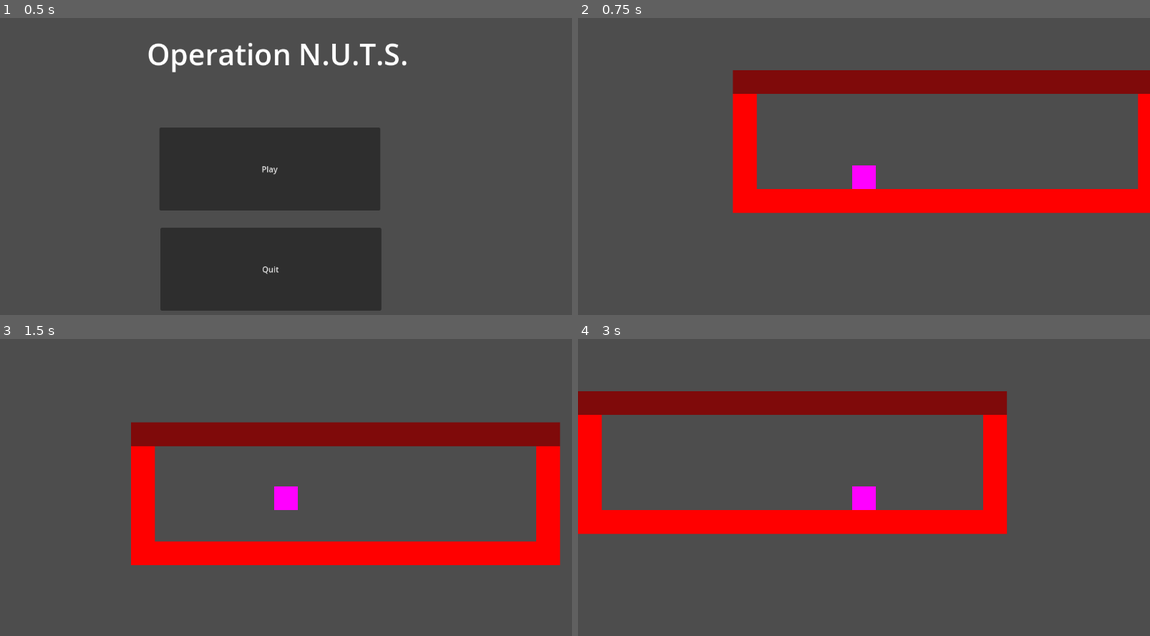
Above: before the commit, frames 1-4 (two rows, left to right).
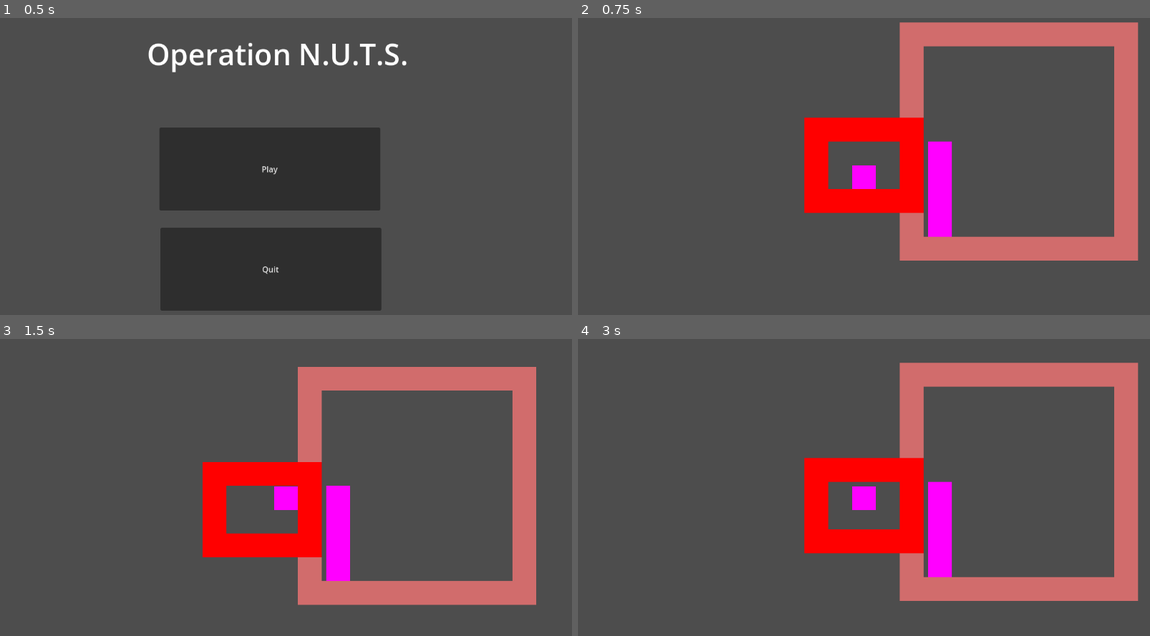
Above: after the commit, the same moments.

Repository: SupermanBritt/OperationNUTS
Game: Godot game, scene res://Scenes/main_menu.tscn
Same seed, same stepped clock (60 frames per second), same inputs: the game is played once before the commit and once after it.
Inputs:
- Up to frame 1 (0.5 s): no input
- Up to frame 2 (0.75 s): click "Play" at 0.5 s
- Up to frame 3 (1.5 s): tap Enter (ui_accept) at 1.25 s; hold Right (ui_right) from 1.28 s (still down)
- Up to frame 4 (3 s): tap Enter (ui_accept) at 1.52, 2.27 s; release Right (ui_right) at 2.78 s; hold Left (ui_left) from 2.78 s (still down)

Frame 1 is identical in both runs. In frame 2, 26% of the frame differs, in the area x 27-100%, y 1-82%; in frame 3, 28%; in frame 4, 29%, in the area x 0-98%, y 7-89%.

Commit message:
Enemy Added
Enemies have been created. They do not move but they do have gravity and collision.

Diff:
--- a/Scenes/testing.tscn
+++ b/Scenes/testing.tscn
@@ -1,7 +1,8 @@
-[gd_scene load_steps=5 format=3 uid="uid://cluonem1j2p4h"]
+[gd_scene load_steps=6 format=3 uid="uid://cluonem1j2p4h"]
 
 [ext_resource type="PackedScene" uid="uid://coogyl0u8ymia" path="res://Sprites/Squirrel.tscn" id="1_nn10j"]
 [ext_resource type="Texture2D" uid="uid://8p3n7a4q62ok" path="res://Tilesheets/New Piskel.png" id="2_tp4q6"]
+[ext_resource type="PackedScene" uid="uid://btkbvpehjqw01" path="res://Sprites/Enemy.tscn" id="3_t66mr"]
 
 [sub_resource type="TileSetAtlasSource" id="TileSetAtlasSource_cuxid"]
 texture = ExtResource("2_tp4q6")
@@ -37,4 +38,7 @@
 tile_set = SubResource("TileSet_aa4oc")
 format = 2
 layer_0/name = "FloorAndWalls"
-layer_0/tile_data = PackedInt32Array(131067, 1, 0, 131068, 1, 0, 131069, 1, 0, 131070, 1, 0, 131071, 1, 0, 65536, 1, 0, 65537, 1, 0, 65538, 1, 0, 65539, 1, 0, 65540, 1, 0, 65541, 1, 0, 65542, 1, 0, 65543, 1, 0, 65544, 1, 0, 65545, 1, 0, 65546, 1, 0, 65547, 1, 0, 65548, 1, 0, 65531, 1, 0, -5, 1, 0, -65541, 1, 0, -131077, 1, 0, -196596, 1, 0, -131060, 1, 0, -65524, 1, 0, 12, 1, 0, -196613, 65537, 0, -196612, 65537, 0, -196611, 65537, 0, -196610, 65537, 0, -196609, 65537, 0, -262144, 65537, 0, -262143, 65537, 0, -262142, 65537, 0, -262141, 65537, 0, -262140, 65537, 0, -262139, 65537, 0, -262138, 65537, 0, -262137, 65537, 0, -262136, 65537, 0, -262135, 65537, 0, -262134, 65537, 0, -262133, 65537, 0, -262132, 65537, 0)
+layer_0/tile_data = PackedInt32Array(131070, 1, 0, 131071, 1, 0, 65536, 1, 0, 65537, 1, 0, 65538, 1, 0, 2, 1, 0, -65534, 1, 0, -131070, 1, 0, -131072, 1, 0, -131071, 1, 0, -65537, 1, 0, -65538, 1, 0, -2, 1, 0, 65534, 1, 0, -196606, 65537, 1, -262142, 65537, 1, -327678, 65537, 1, -393214, 65537, 1, 131074, 65537, 1, 196610, 65537, 1, -393205, 65537, 1, -327669, 65537, 1, -262133, 65537, 1, -196597, 65537, 1, -131061, 65537, 1, -65525, 65537, 1, 196619, 65537, 1, 11, 65537, 1, 65547, 65537, 1, 131083, 65537, 1, -393213, 65537, 1, -393212, 65537, 1, -393211, 65537, 1, -393210, 65537, 1, -393209, 65537, 1, -393208, 65537, 1, -393207, 65537, 1, -393206, 65537, 1, 196611, 65537, 1, 196612, 65537, 1, 196613, 65537, 1, 196614, 65537, 1, 196615, 65537, 1, 196616, 65537, 1, 196617, 65537, 1, 196618, 65537, 1)
+
+[node name="Enemy" parent="." instance=ExtResource("3_t66mr")]
+position = Vector2(2216, 600)
--- /dev/null
+++ b/Scripts/Enemy.gd
@@ -0,0 +1,9 @@
+extends CharacterBody2D
+
+@export var gravity : float = 6000.0
+
+func _physics_process(delta):
+	# Add the gravity.
+	if not is_on_floor():
+		velocity.y += gravity * delta
+	move_and_slide()
--- a/Scripts/Squirrel.gd
+++ b/Scripts/Squirrel.gd
@@ -1,13 +1,8 @@
 extends CharacterBody2D
-
 
 @export var speed : float = 3000.0
 @export var jump_velocity: float = -3000.0
 @export var gravity : float = 6000.0
-
-# Get the gravity from the project settings to be synced with RigidBody nodes.
-#var gravity = ProjectSettings.get_setting("physics/2d/default_gravity")
-
 
 func _physics_process(delta):
 	# Add the gravity.
@@ -19,7 +14,6 @@
 		velocity.y = jump_velocity
 
 	# Get the input direction and handle the movement/deceleration.
-	# As good practice, you should replace UI actions with custom gameplay actions.
 	var direction = Input.get_axis("ui_left", "ui_right")
 	if direction:
 		velocity.x = direction * speed
--- /dev/null
+++ b/Sprites/Enemy.tscn
@@ -0,0 +1,21 @@
+[gd_scene load_steps=4 format=3 uid="uid://btkbvpehjqw01"]
+
+[ext_resource type="Script" path="res://Scripts/Enemy.gd" id="1_3338g"]
+
+[sub_resource type="PlaceholderTexture2D" id="PlaceholderTexture2D_de522"]
+size = Vector2(600, 2400)
+
+[sub_resource type="RectangleShape2D" id="RectangleShape2D_jwkg5"]
+size = Vector2(600, 2400)
+
+[node name="Enemy" type="CharacterBody2D"]
+script = ExtResource("1_3338g")
+metadata/_edit_lock_ = true
+
+[node name="Sprite2D" type="Sprite2D" parent="."]
+texture = SubResource("PlaceholderTexture2D_de522")
+metadata/_edit_lock_ = true
+
+[node name="CollisionShape2D" type="CollisionShape2D" parent="."]
+shape = SubResource("RectangleShape2D_jwkg5")
+metadata/_edit_lock_ = true
